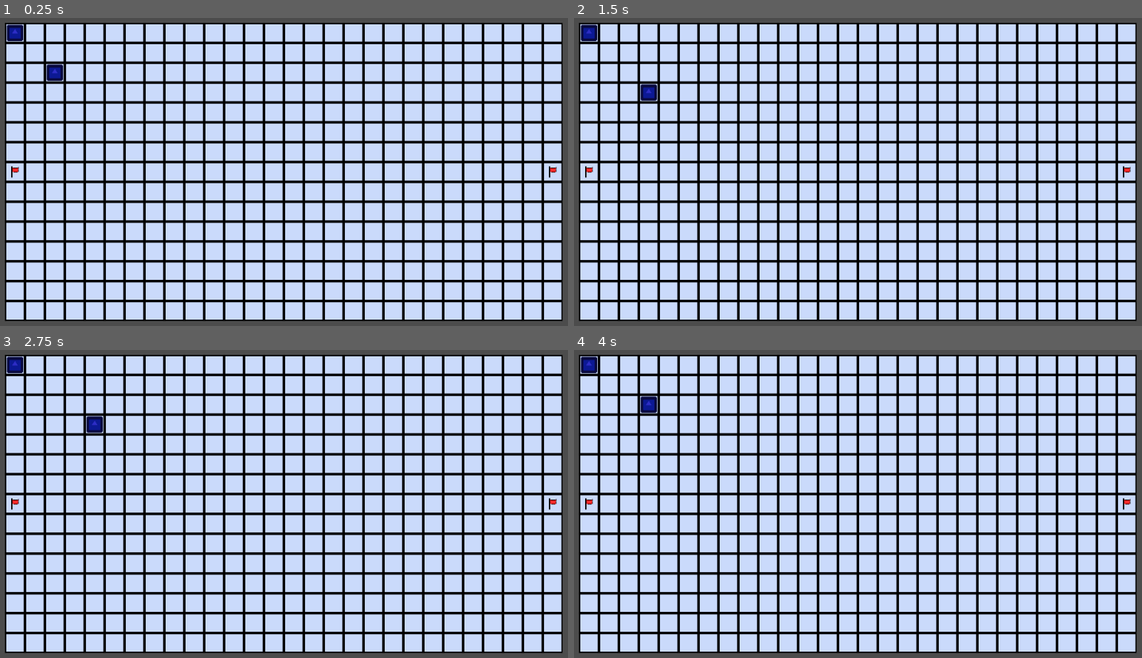
Above: before the commit, frames 1-4 (two rows, left to right).
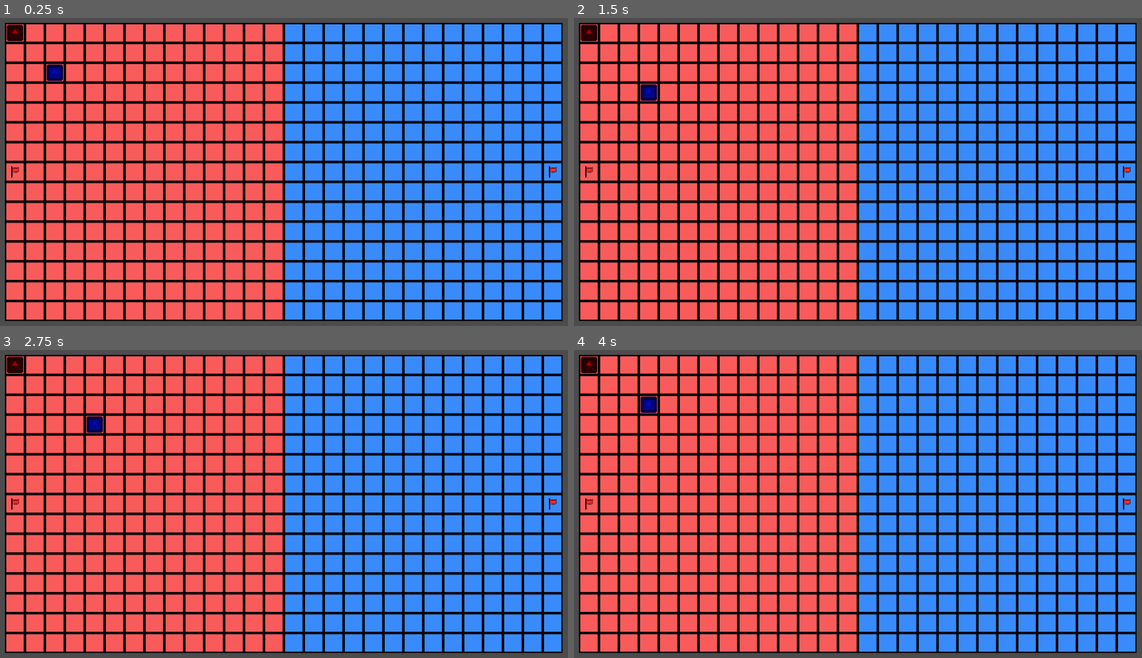
Above: after the commit, the same moments.

Repository: Wes-Ray/grid_ctf
Game: Godot game, scene res://splash_screen/splash_screen.tscn
The game is run twice, just before and just after one commit, with the same random seed, the same clock (stepped at 60 frames per second) and the same inputs. The engine's default icon, where the game draws it, is replaced by a stand-in: a white triangle on a blue panel in a dark square.
Inputs:
- Up to frame 1 (0.25 s): no input
- Up to frame 2 (1.5 s): tap Enter at 0.5 s; hold D (move_right) 0.53-1.28 s; tap Space at 1.25 s; hold S (move_down) from 1.28 s (still down)
- Up to frame 3 (2.75 s): tap Enter at 2 s; release S (move_down) at 2.03 s; hold D (move_right) from 2.03 s (still down)
- Up to frame 4 (4 s): tap Space at 2.75 s; release D (move_right) at 2.78 s; hold W (move_up) 2.78-3.53 s; tap Enter at 3.5 s; hold A (move_left) from 3.53 s (still down)

The runs differ from the first frame. In frame 1, 75% of the frame differs, in the area x 1-99%, y 2-98%; in frame 2, 75%; in frame 3, 75%; in frame 4, 75%.

Commit message:
on and off side player collision

Diff:
--- a/grid_ctf_client/grid/grid.gd
+++ b/grid_ctf_client/grid/grid.gd
@@ -1,6 +1,7 @@
 extends Node2D
 
-var cell_res = load("res://grid/grid_cell.png")
+var cell_res_red = load("res://grid/grid_cell_red.png")
+var cell_res_blue = load("res://grid/grid_cell_blue.png")
 
 var CELL_WIDTH := 32
 var GRID_WIDTH := 28  # should be even number
@@ -68,33 +69,54 @@
 	var new_pos = player_coords[player_id] + dir
 	var new_x = clamp(new_pos.x, 0, GRID_WIDTH-1)
 	var new_y = clamp(new_pos.y, 0, GRID_HEIGHT-1)
-	new_pos = Vector2(new_x, new_y)  # update with clamp
+	player_coords[player_id]= Vector2(new_x, new_y)  # update with clamp
 
-	# check for collisions with players
+	# check for collisions with players, only collide if attacker is in defender territory
+	# red is 0 and on left, blue is 1 and on right
+	# only collides when a player moves into another for now
 	for other_p_id in range(len(player_coords)):
 		if player_data[player_id][Pd.ALIVE]:  # only collide if player is alive
 			if other_p_id != player_id:  # skip yourself
-				if player_coords[other_p_id] == new_pos:  # landed on other player
-					if player_data[other_p_id][Pd.ALIVE]:
-						print("COLLISION!!")
-						players[other_p_id].update_color(Color(1, 1, 1, .3))  # change color of other player
-						player_data[other_p_id][Pd.ALIVE] = false
+				if player_coords[other_p_id] == player_coords[player_id]:  # landed on other player
+					if player_data[other_p_id][Pd.TEAM] != player_data[player_id][Pd.TEAM]:  # player on other team
+						if player_data[other_p_id][Pd.ALIVE]:
+							# check if other_player is on attacking player's side
+							#if x < (GRID_WIDTH/2):
+							# if collider is red team, collide with players on left side only
+							var on_sides = false
+							if player_data[player_id][Pd.TEAM] == 0:  # red team
+								if player_coords[player_id].x < GRID_WIDTH/2:
+									on_sides = true
+							# elif blue team
+							elif player_data[player_id][Pd.TEAM] == 1:  # blue team
+								if player_coords[player_id].x >= GRID_WIDTH/2:
+									on_sides = true
+							# else no collision
+							if on_sides:
+								print("COLLISION!!")
+								players[other_p_id].update_color(Color(1, 1, 1, .3))  # change color of other player
+								player_data[other_p_id][Pd.ALIVE] = false
 
 	# check for collision with flag
 	for flag_id in range(len(flags)):
 		pass
 
-	player_coords[player_id]= Vector2(new_pos)
-
 
 func generate_map() -> void:
-	var cell_sprite = Sprite.new()
-	cell_sprite.texture = cell_res
-	cell_sprite.centered = false
+	var cell_sprite_red = Sprite.new()
+	cell_sprite_red.texture = cell_res_red
+	cell_sprite_red.centered = false
+	var cell_sprite_blue = Sprite.new()
+	cell_sprite_blue.texture = cell_res_blue
+	cell_sprite_blue.centered = false
 
 	for x in range(GRID_WIDTH):
 		for y in range(GRID_HEIGHT):
-			var new_cell = cell_sprite.duplicate()
+			var new_cell
+			if x < (GRID_WIDTH/2):
+				new_cell = cell_sprite_red.duplicate()
+			else:
+				new_cell = cell_sprite_blue.duplicate()
 			new_cell.position = Vector2(x * CELL_WIDTH, y * CELL_WIDTH)
 			origin.add_child(new_cell)
 
@@ -102,18 +124,19 @@
 func generate_players(player_count : int = 2):
 
 	# generate player_data array SERVER
-	for x in range(player_count):
-		player_coords.append(Vector2(x*2, x*2))
+	for player_id in range(player_count):
+		player_coords.append(Vector2(player_id*2, player_id*2))  # temp
 
 		# append array with length of enums
 		var new_array = []
 		new_array.resize(len(Pd))
 		player_data.append(new_array)
-		player_data[x][Pd.TEAM] = x % 2
-		player_data[x][Pd.ALIVE] = true
+		player_data[player_id][Pd.TEAM] = player_id % 2
+		player_data[player_id][Pd.ALIVE] = true
 
 		# create new player and add to list
 		var new_player = player_inst.instance()
+		new_player.update_team_color(player_data[player_id][Pd.TEAM])  # set color based on team number
 		origin.add_child(new_player)
 		players.append(new_player)
 
--- a/grid_ctf_client/player.gd
+++ b/grid_ctf_client/player.gd
@@ -1,12 +1,17 @@
 extends KinematicBody2D
 
-export var color := Color(0.18, 0.18, 0.78, 1)
-#export var coords := Vector2(-1, -1)  # coordinates for player position
-
-
-func _ready():
-	update_color(color)
+export var RED_TEAM_COLOR := Color()
+export var BLUE_TEAM_COLOR := Color()
+export var GRAY_TEAM_COLOR := Color()
 
 
 func update_color(new_color : Color):
 	$icon.modulate = new_color
+
+func update_team_color(team_num : int):
+	if team_num == 0:  # 0 = red team
+		update_color(RED_TEAM_COLOR)
+	elif team_num == 1:  # 1 = blue team
+		update_color(BLUE_TEAM_COLOR)
+	else:
+		update_color(GRAY_TEAM_COLOR)
--- a/grid_ctf_client/player.tscn
+++ b/grid_ctf_client/player.tscn
@@ -9,6 +9,9 @@
 [node name="player" type="KinematicBody2D"]
 z_index = 1
 script = ExtResource( 2 )
+RED_TEAM_COLOR = Color( 0.658824, 0, 0, 1 )
+BLUE_TEAM_COLOR = Color( 0, 0.0470588, 0.721569, 1 )
+GRAY_TEAM_COLOR = Color( 0.329412, 0.313726, 0.313726, 1 )
 
 [node name="icon" type="Sprite" parent="."]
 position = Vector2( 8, 8 )
Binary file added: grid_ctf_client/grid/grid_cell_blue.aseprite
Binary file added: grid_ctf_client/grid/grid_cell_blue.png
Not shown, added: grid_ctf_client/grid/grid_cell_blue.png.import
Binary file added: grid_ctf_client/grid/grid_cell_red.aseprite
Binary file added: grid_ctf_client/grid/grid_cell_red.png
Not shown, added: grid_ctf_client/grid/grid_cell_red.png.import
